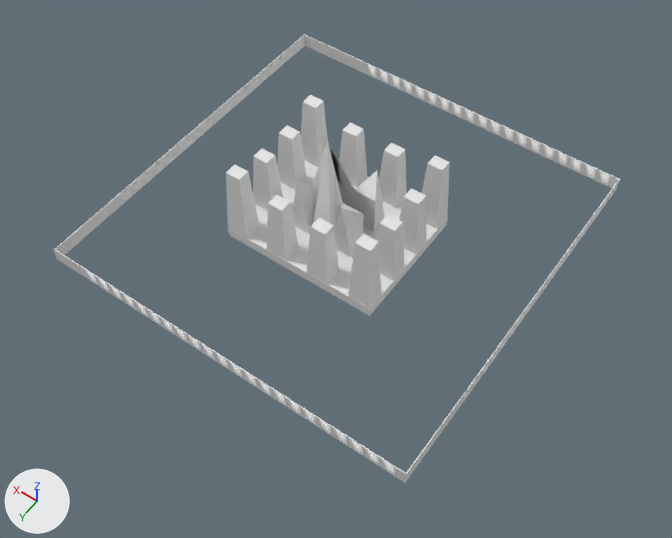
The OBJ model projects/hang3d/res/3d-objects/env/door1.obj: old version first, new version second.
Camera for both pictures: a camera (50 mm lens) standing at (-267.0, 689.0, 1221.0) and looking at (285.0, -84.0, 5.0). The axes (+X, +Y, +Z) are drawn at lower left. The lights are the same throughout. Where no turn or scale is listed for an object, it has been applied to the vertices. Vertices at the same position are counted once.

The scene before the commit, as lines of its bpy script (objects in view):
```python
me_door1 = bpy.data.meshes.new('door1')
me_door1.from_pydata(...)  # 2582 vertices, 5414 faces; spans x -13.0..683.0, y -528.0..166.0, z -11.0..193.0
# faces by material slot: [1100, 1100, 1100, 2114]
me_door1.materials.append(mat_material)  # white #e7e7e7
me_door1.materials.append(mat_material_001)  # white #e7e7e7
me_door1.materials.append(mat_material_002)  # white #e7e7e7
me_door1.materials.append(mat_material_003)  # white #e7e7e7
# before: 2574 (193.0, -48.0, -11.0) at pixel (369, 316), 2575 (193.0, -48.0, 9.0) at pixel (369, 308), 2576 (193.0, -286.0, -11.0) at pixel (446, 224), 2577 (193.0, -286.0, 9.0) at pixel (447, 217), 2578 (483.0, -48.0, -11.0) at pixel (230, 235)
# before: 2579 (483.0, -48.0, 9.0) at pixel (229, 228), 2580 (483.0, -286.0, -11.0), 2581 (483.0, -286.0, 9.0)
ob_door1 = bpy.data.objects.new('door1', me_door1)
ob_door1.location = (0.0, 0.0, 0.0)
```
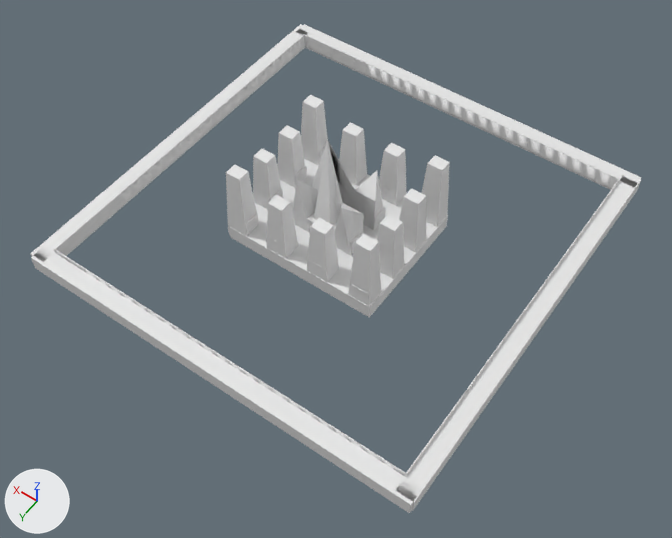
Boxes (x1, y1, x2, y2) around the edits, measured in the pictures (672 x 538 px; the box of a moved part takes in the faces that stretch with it):
'door1', reshaped (8% wider, 9% taller)
    before: (53, 34, 620, 483)
    after: (30, 24, 641, 513)
part 1 of me_door1, added
    after: (375, 205, 386, 229)
part 2 of me_door1, added
    after: (292, 210, 363, 254)
part 3 of me_door1, added
    after: (296, 24, 641, 190)
part 4 of me_door1, added
    after: (31, 247, 423, 513)
part 5 of me_door1, added
    after: (396, 173, 641, 511)
part 6 of me_door1, added
    after: (30, 24, 312, 261)
part 7 of me_door1, moved or reshaped
    before: (229, 160, 448, 316)
    after: (229, 159, 448, 318)

The edits, one by one:
me_door1 has 2582 vertices, 5414 faces and spans x -13.0..683.0, y -528.0..166.0, z -11.0..193.0.
me_door1 is used by ob_door1; location (0.0, 0.0, 0.0).
Verts and faces of me_door1; kept vertices keep their numbers, new ones are numbered from 2582.
me_door1 part 1: a new loose piece, a box spanning x 277.0..401.0, y -218.0..-187.0, z 15.0..43.0, in mat_material_003 (white #e7e7e7).
me_door1 part 2: a new loose piece, a box spanning x 277.0..401.0, y -149.0..-119.0, z 15.0..43.0, in mat_material_003 (white #e7e7e7).
me_door1 part 3: a new loose piece, a box spanning x -41.0..705.0, y -559.0..-529.0, z -12.0..17.0, in mat_material_003 (white #e7e7e7).
me_door1 part 4: a new loose piece, a box spanning x -41.0..705.0, y 166.0..197.0, z -12.0..17.0, in mat_material_003 (white #e7e7e7).
me_door1 part 5: a new loose piece, a box spanning x -43.0..-12.0, y -555.0..191.0, z -12.0..17.0, in mat_material_003 (white #e7e7e7).
me_door1 part 6: a new loose piece, a box spanning x 681.0..712.0, y -555.0..191.0, z -12.0..17.0, in mat_material_003 (white #e7e7e7).
Part 7, on me_door1:
Vertices 2574, 2576, 2578, 2580 move by (0.0, 0.0, -5.0).
Vertices 2575, 2577, 2579, 2581 move by (0.0, 0.0, 4.0).
